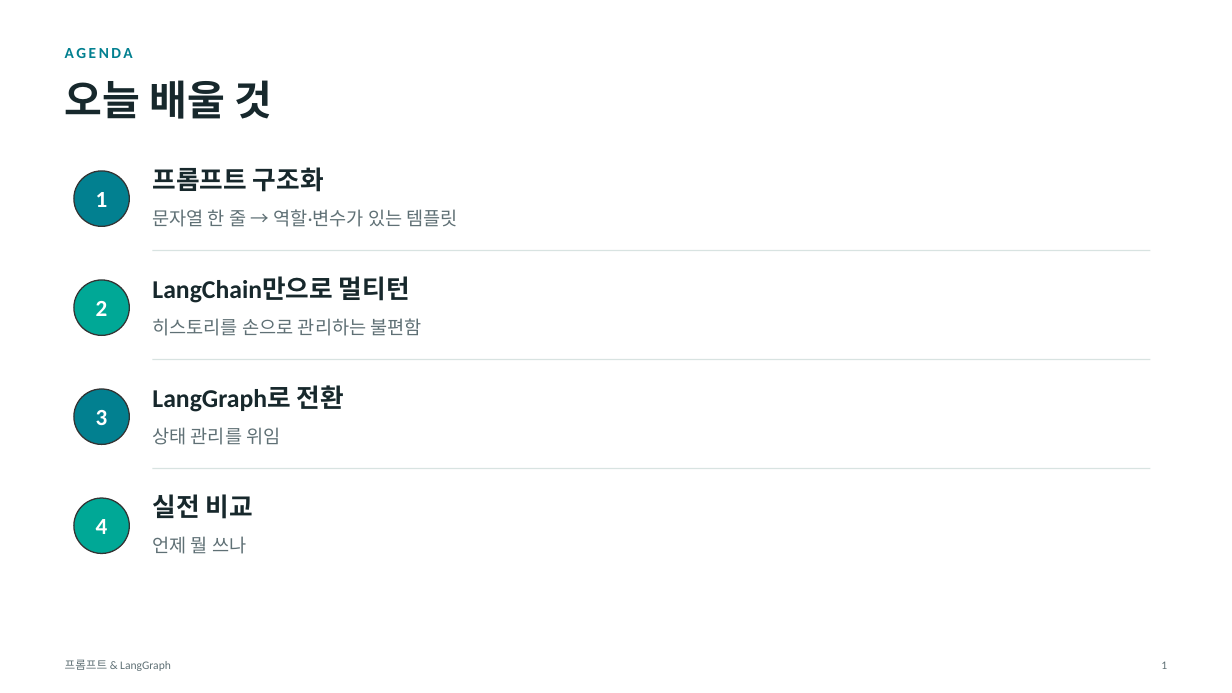
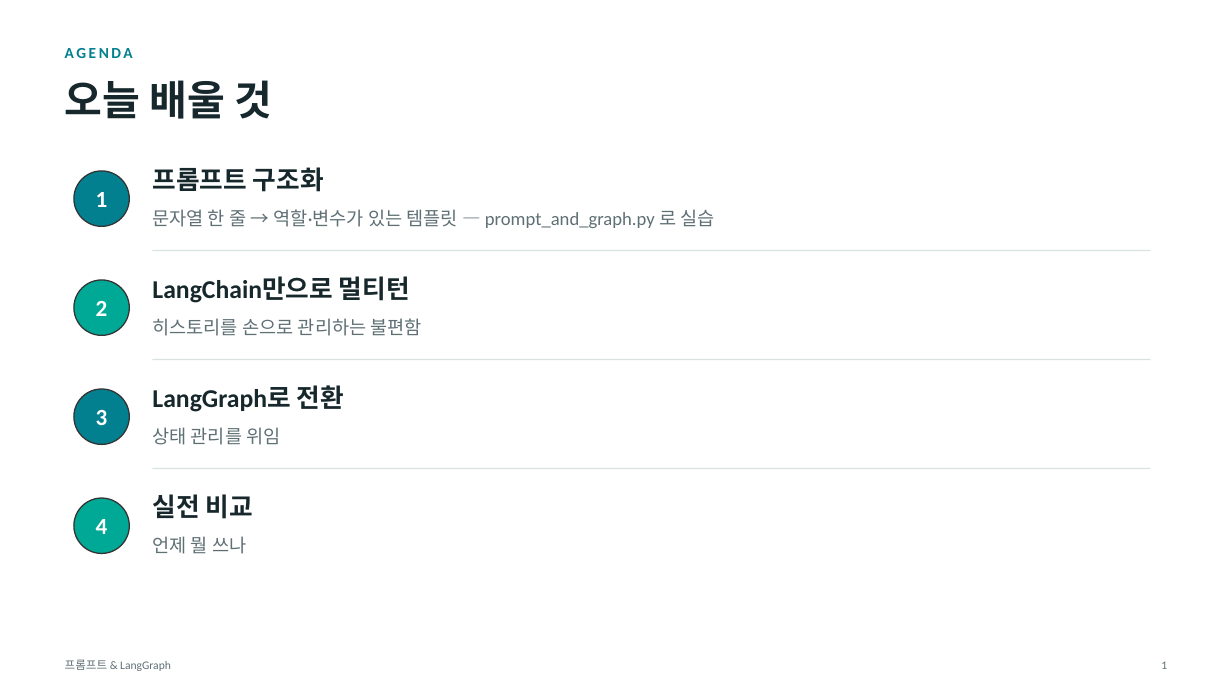
Before and after one commit to Sihoon92/TestChatbot, a slide deck: slide 2 of docs/교육자료/02_프롬프트와_LangGraph.pptx. Drawn at 1232x693 pixels with LibreOffice and Linux fonts; fonts in the diff are those of the drawing. Boxes give left, top, right and bottom in pixels: in the first picture for what was removed or moved away, otherwise in the second. Text is boxed around its words. In the diff, an @@ line names an element or a change of style, - is before the commit and + after.

```diff
--- a/docs/교육자료/02_프롬프트와_LangGraph.pptx
+++ b/docs/교육자료/02_프롬프트와_LangGraph.pptx
@@ text at [152,209,714,228]: text changed @@
-문자열 한 줄 → 역할·변수가 있는 템플릿
+문자열 한 줄 → 역할·변수가 있는 템플릿 — prompt_and_graph.py 로 실습
```
Also in this commit, not shown: 5 other slides changed, 1 slide added, 2 other files.
